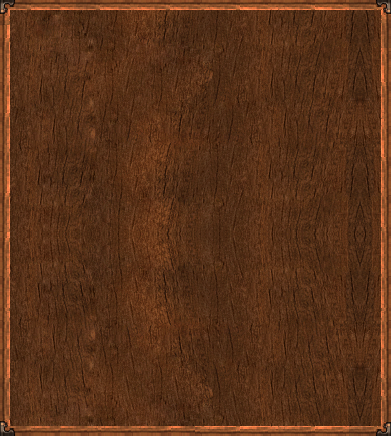
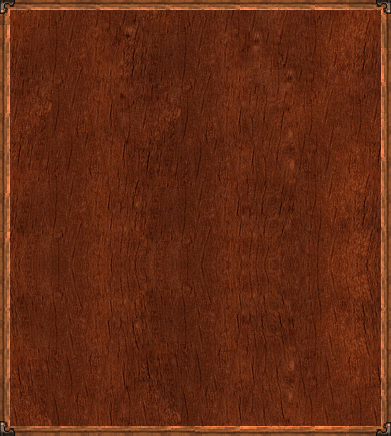
Two versions of the same layered image (391px x 436px). Layer-by-layer changes:
renamed "Capa 1" to "Capa 3", painted on it over [10, 10, 381, 426]
removed layer "Fondo" over [10, 10, 381, 426]
